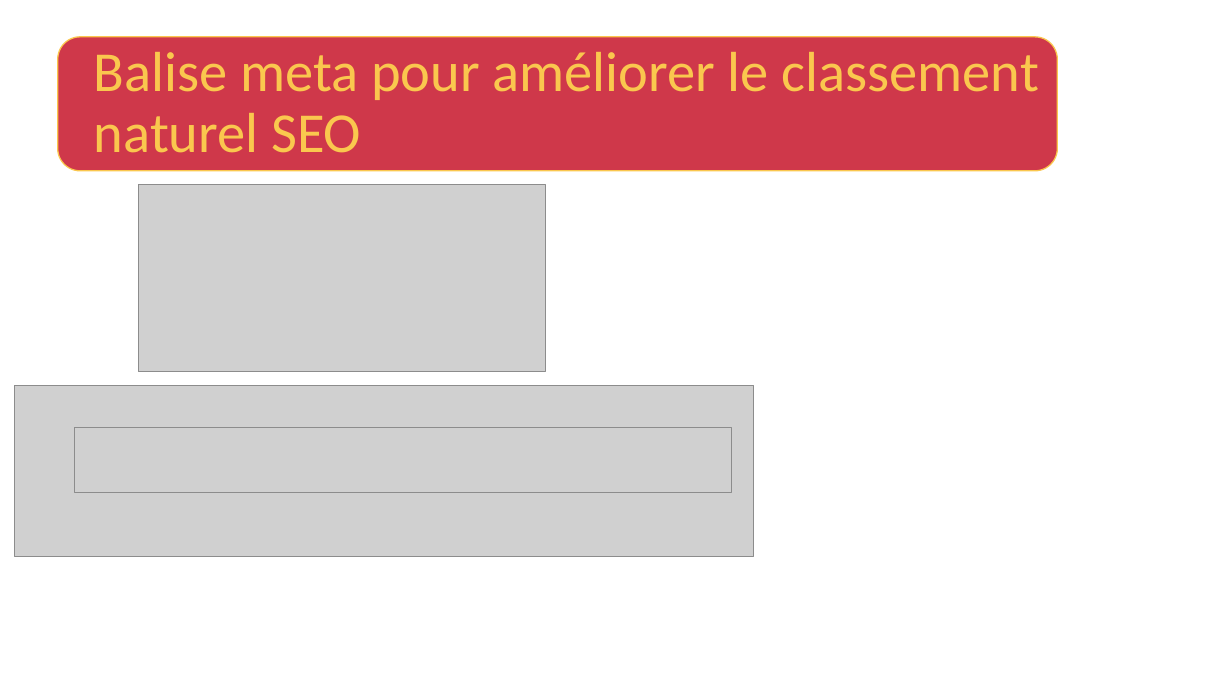
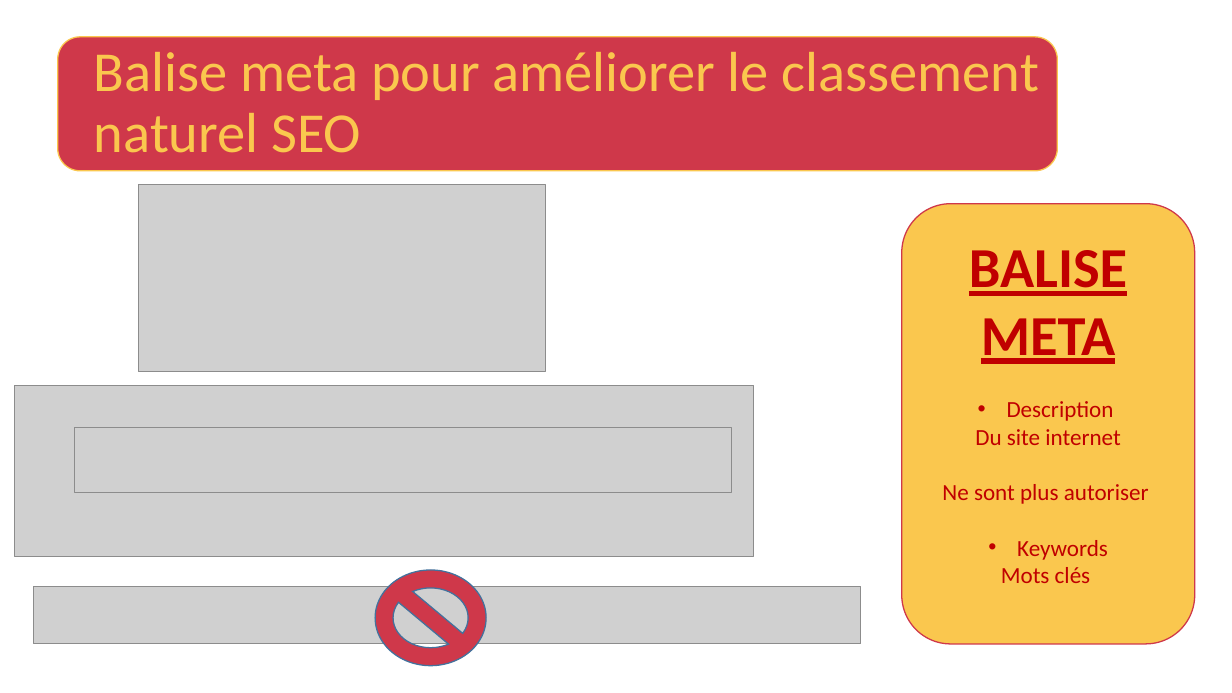
Before and after one commit to devfredgithub/p4DEGRANGEfred, a slide deck: slide 5 of chouette agence.pptx. Drawn at 1232x693 pixels with LibreOffice and Linux fonts; fonts in the diff are those of the drawing; grey boxes stand for pictures. Boxes give left, top, right and bottom in pixels: in the first picture for what was removed or moved away, otherwise in the second. Text is boxed around its words. In the diff, an @@ line names an element or a change of style, - is before the commit and + after.

```diff
--- a/chouette agence.pptx
+++ b/chouette agence.pptx
@@ rounded rectangle added at bbox=[902, 203, 1195, 643], fill #FAC74E, outline #CF384A 1 pt, 18 pt, text #C00000 @@
+BALISE META
+• Description
+Du site internet
+Ne sont plus autoriser
+• Keywords
+Mots clés
@@ picture added at bbox=[33, 586, 861, 644] @@
@@ no-entry sign added at bbox=[375, 570, 486, 666], fill #CF384A, outline #43739E 1 pt @@
```
Also in this commit, not shown: 1 other slide changed, 2 slides added, 1 other file.
